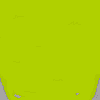
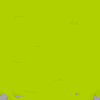
Two versions of the same layered image (100x100). Layer-by-layer changes:
painted on "Camada 3" over [0, 74, 100, 100]
